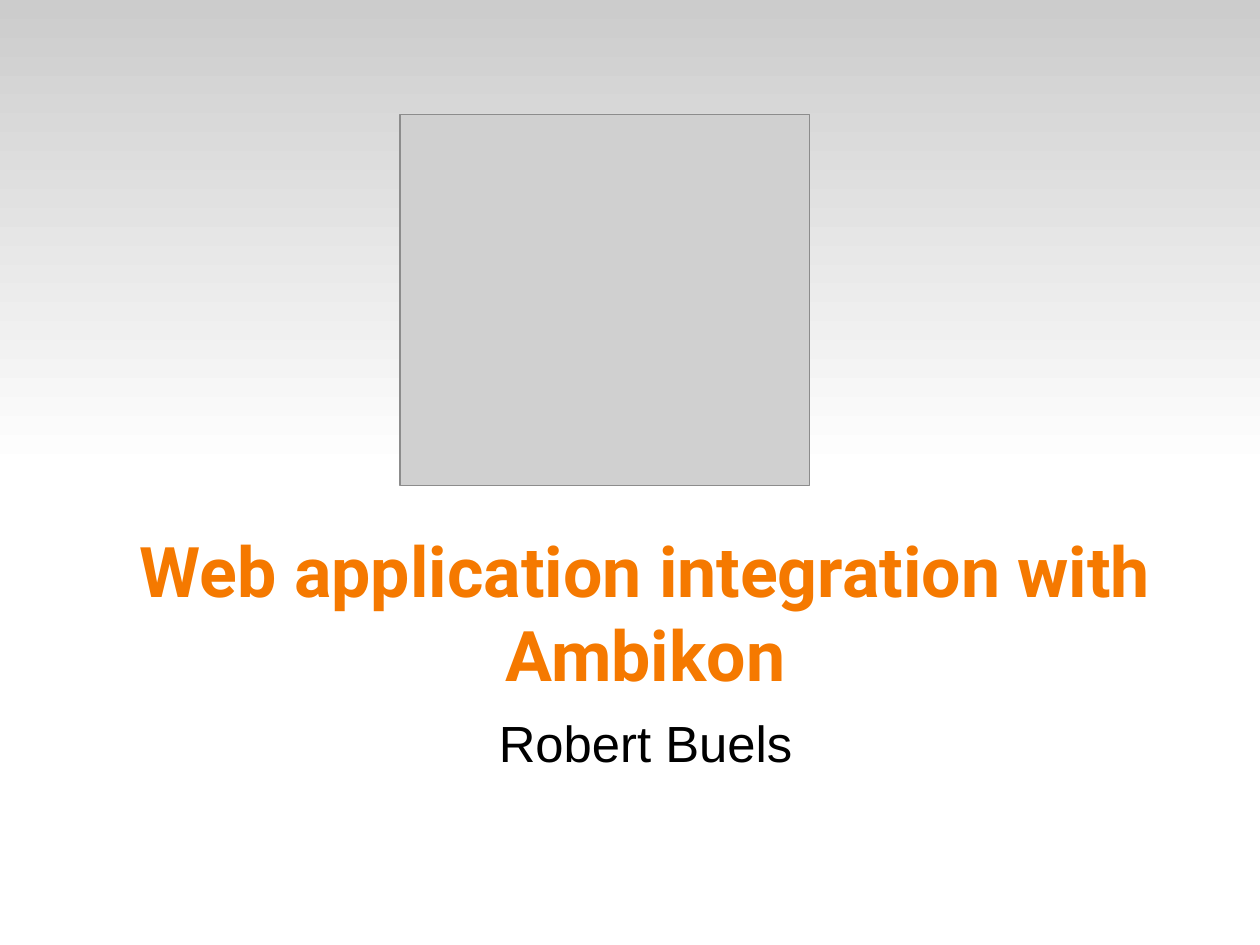
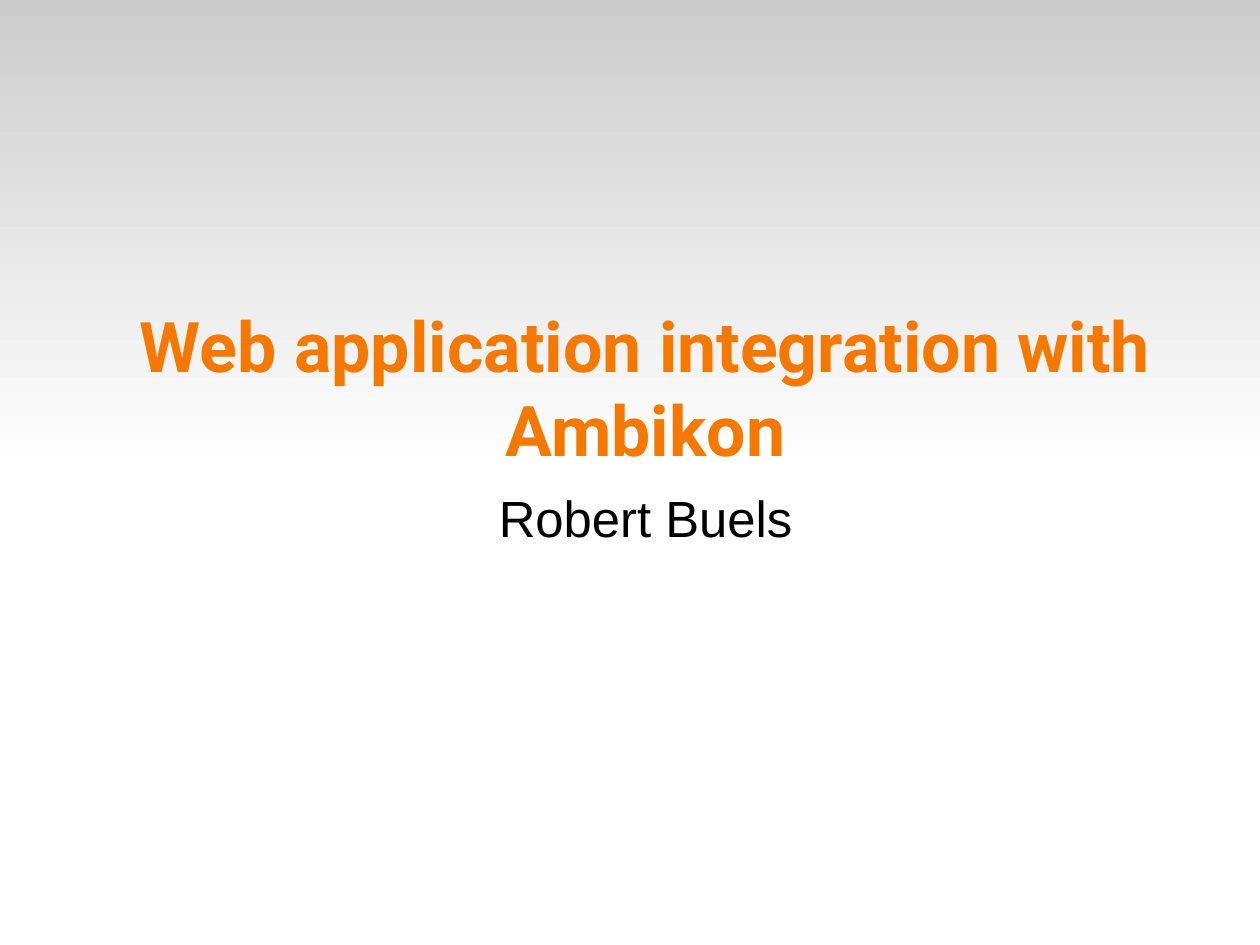
Before and after one commit to solgenomics/Ambikon, a slide deck: slide 1 of doc/presentations/ambikon_intro.odp. Drawn at 1260x945 pixels with LibreOffice and Linux fonts; fonts in the diff are those of the drawing; grey boxes stand for pictures. Boxes give left, top, right and bottom in pixels: in the first picture for what was removed or moved away, otherwise in the second. Text is boxed around its words. In the diff, an @@ line names an element or a change of style, - is before the commit and + after.

Commit message:
ambikon intro talk slides in fairly good shape

```diff
--- a/doc/presentations/ambikon_intro.odp
+++ b/doc/presentations/ambikon_intro.odp
@@ picture removed at bbox=[400, 114, 810, 486] @@
@@ title "Web application integration with Ambikon": place and size @@
-title "Web application integration with Ambikon" at bbox=[140, 544, 1150, 682]
+title "Web application integration with Ambikon" at bbox=[140, 319, 1150, 457]
@@ subtitle "Robert Buels": place and size @@
-subtitle "Robert Buels" at bbox=[499, 725, 792, 763]
+subtitle "Robert Buels" at bbox=[499, 500, 792, 538]
```
Also in this commit, not shown: 10 other slides changed, 1 slide added, 1 slide removed.
